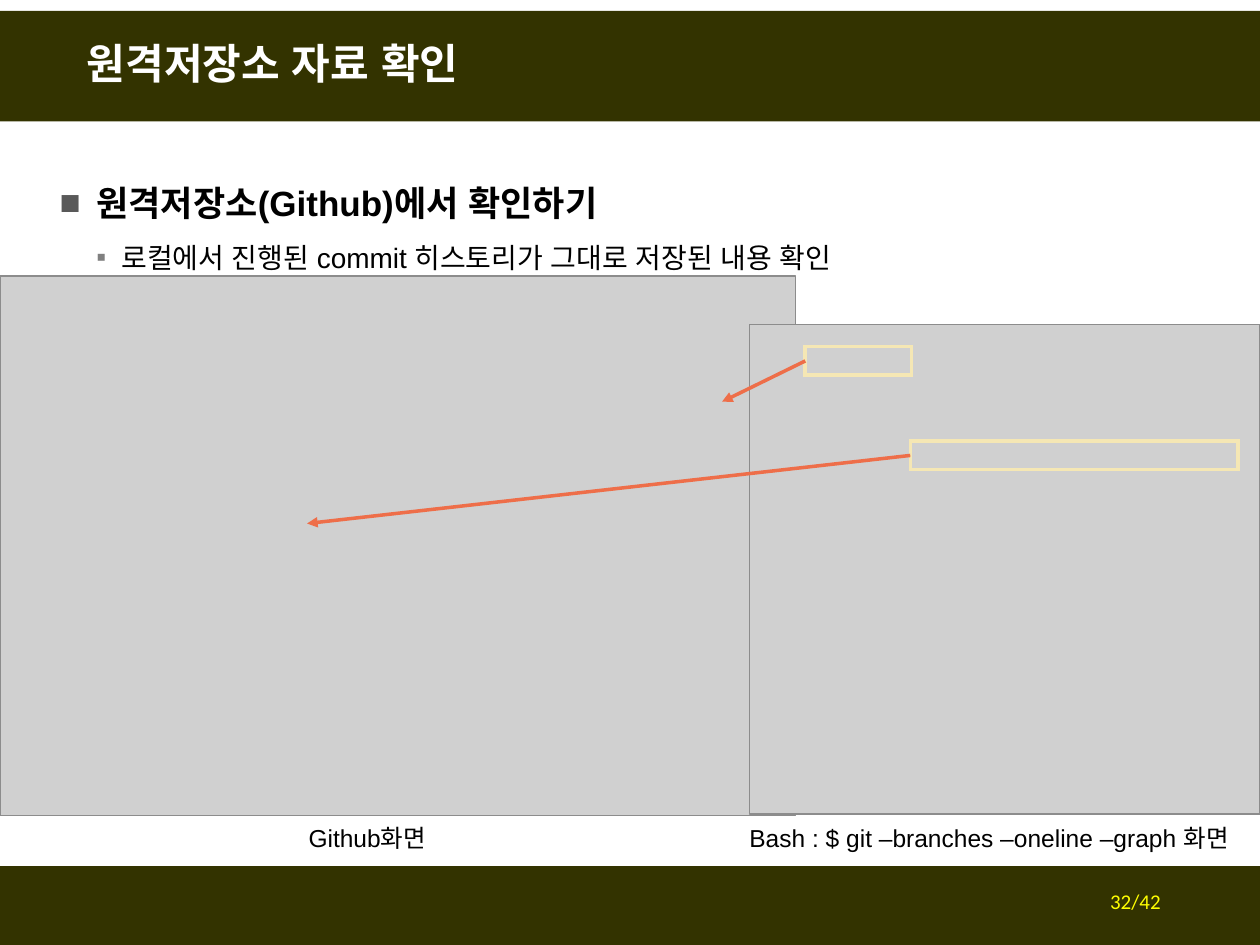
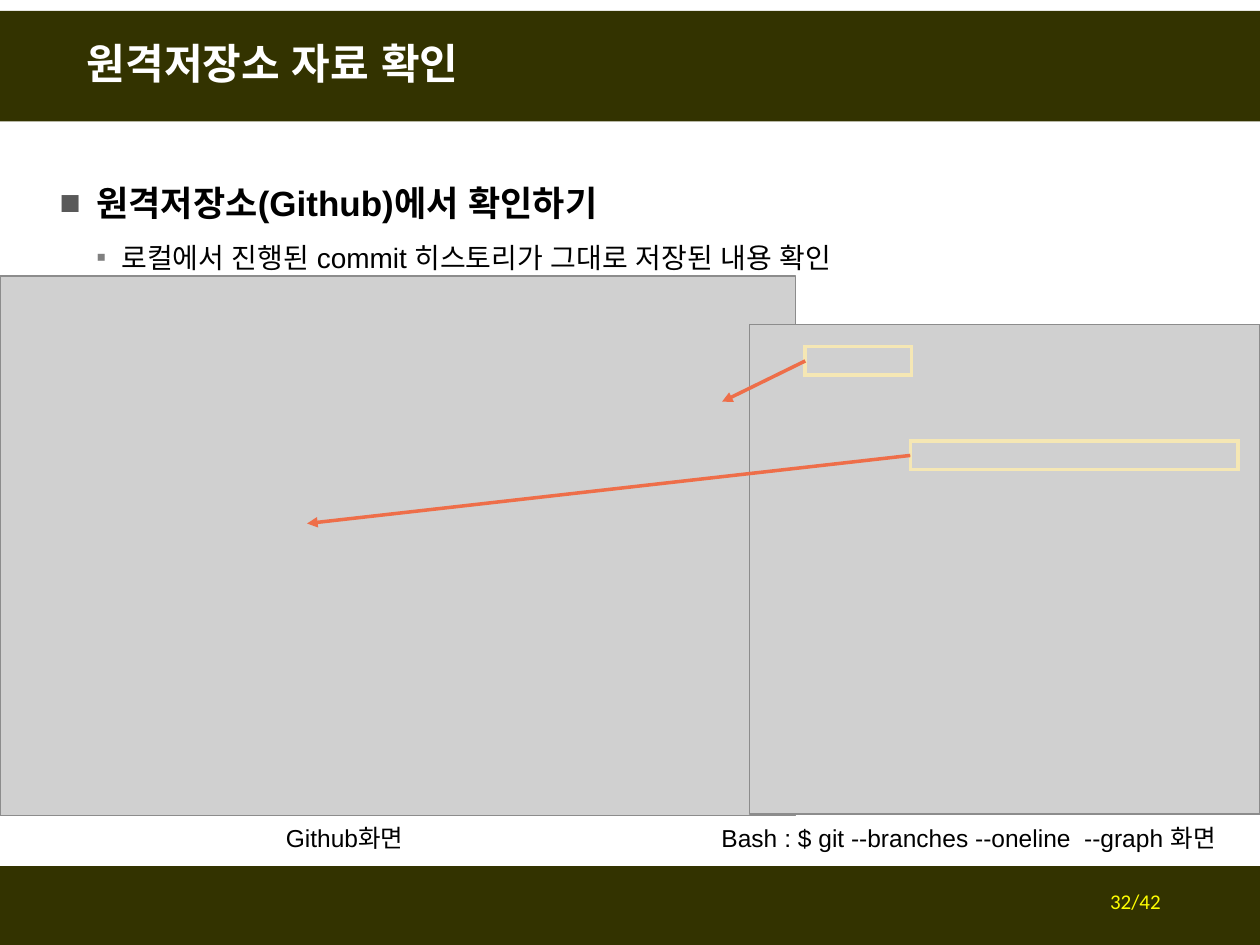
Before and after one commit to fasthill/github-lecture, a slide deck: slide 32 of git및github첫걸음2-원격저장소만들기 (1).pptx. Drawn at 1260x945 pixels with LibreOffice and Linux fonts; fonts in the diff are those of the drawing; grey boxes stand for pictures. Boxes give left, top, right and bottom in pixels: in the first picture for what was removed or moved away, otherwise in the second. Text is boxed around its words. In the diff, an @@ line names an element or a change of style, - is before the commit and + after.

```diff
--- a/git및github첫걸음2-원격저장소만들기 (1).pptx
+++ b/git및github첫걸음2-원격저장소만들기 (1).pptx
@@ text "Github화면" moved from (x1=309, y1=827, x2=426, y2=849) to (x1=286, y1=827, x2=403, y2=849) @@
@@ text at (x1=721, y1=826, x2=1216, y2=852): text changed @@
-Bash : $ git –branches –oneline –graph 화면
+Bash : $ git --branches --oneline --graph 화면
```
Also in this commit, not shown: 4 other slides changed.
